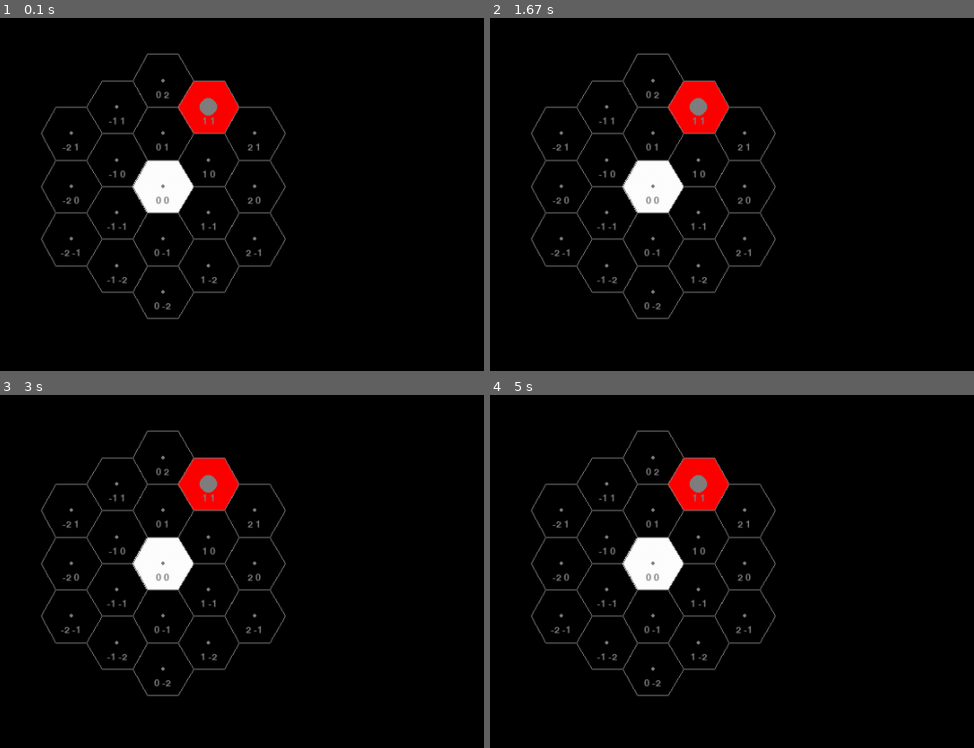
Above: before the commit, frames 1-4 (two rows, left to right).
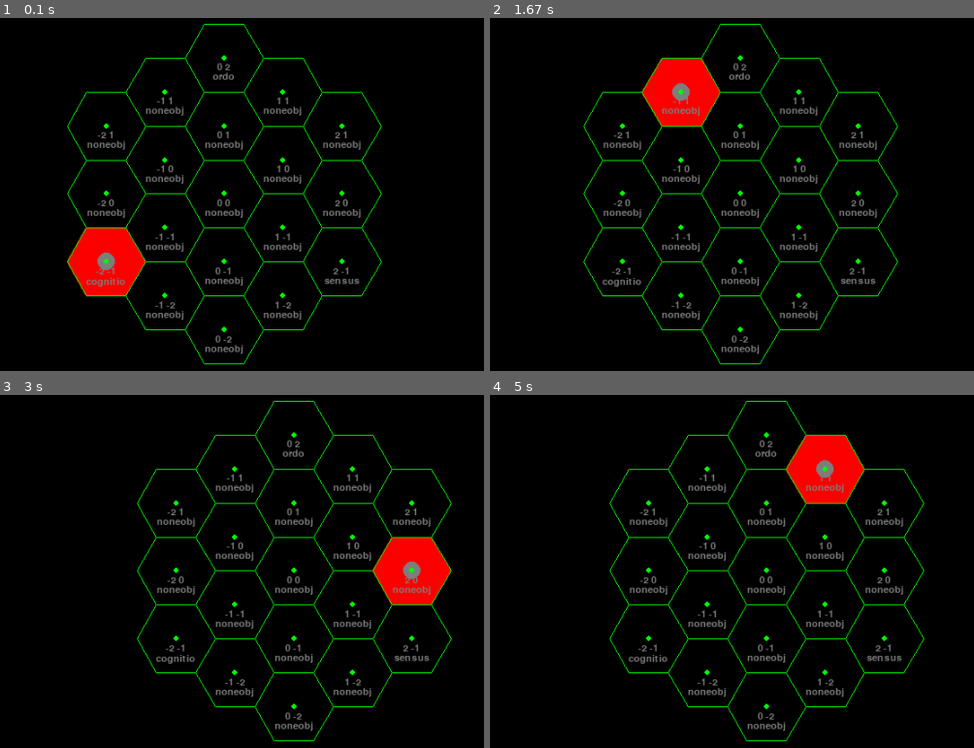
Above: after the commit, the same moments.

Repository: Archasmiel/pygame_hexagonal-coordinate-system
Game: pygame game, started from hexagonal_system/main.py
Same seed, same stepped clock (60 frames per second), same inputs: the game is played once before the commit and once after it.
Inputs:
- Up to frame 1 (0.1 s): no input
- Up to frame 2 (1.67 s): no input
- Up to frame 3 (3 s): no input
- Up to frame 4 (5 s): no input

The runs differ from the first frame. In frame 1, 12% of the frame differs, in the area x 8-79%, y 1-99%; in frame 2, 11%; in frame 3, 12%, in the area x 8-94%, y 1-99%; in frame 4, 12%.

Commit message:
commit #4

Diff:
--- /dev/null
+++ b/hexagonal_system/!input/in.txt
@@ -0,0 +1,19 @@
+0 0 None
+-1 -1 None
+-1 0 None
+0 1 None
+1 0 None
+1 -1 None
+0 -1 None
+-2 -1 cognitio
+-2 0 None
+-1 -2 None
+-1 1 None
+-2 1 None
+0 2 ordo
+1 1 None
+2 1 None
+2 0 None
+2 -1 sensus
+1 -2 None
+0 -2 None
--- a/hexagonal_system/library/advanced_figures.py
+++ b/hexagonal_system/library/advanced_figures.py
@@ -2,7 +2,7 @@
 
 from hexagonal_system.library.simple_figures import draw_hex
 from hexagonal_system.library.colors import *
-from hexagonal_system.library.coordinate_system import *
+from hexagonal_system.library.coordinates import *
 
 
 # basic mesh drawing
--- a/hexagonal_system/library/colors.py
+++ b/hexagonal_system/library/colors.py
@@ -1,5 +1,19 @@
+class Color:
+
+    def __init__(self, color: "(r, g, b) tuple"):
+        self.color = color
+
+
 grey = (128, 128, 128)
 white = (255, 255, 255)
 blue = (0, 0, 255)
 green = (0, 255, 0)
 red = (255, 0, 0)
+
+color_black = Color((0, 0, 0))
+color_grey = Color((128, 128, 128))
+color_white = Color((255, 255, 255))
+
+color_red = Color((255, 0, 0))
+color_green = Color((0, 255, 0))
+color_blue = Color((0, 0, 255))
--- a/hexagonal_system/library/coordinate_system.py
+++ b/hexagonal_system/library/coordinates.py
@@ -1,4 +1,30 @@
 import hexagonal_system.library.simple_figures as sf
+
+
+class Coordinates:
+
+    def __init__(self, x: int, y: int):
+        self.x = x
+        self.y = y
+
+    def get_coord(self):
+        return self.x, self.y
+
+    def get_connected_dots(self):
+        if self.x % 2 == 0:
+            return [dot_transfer((self.x, self.y), (-1, -1)),
+                    dot_transfer((self.x, self.y), (-1, +0)),
+                    dot_transfer((self.x, self.y), (+0, +1)),
+                    dot_transfer((self.x, self.y), (+1, +0)),
+                    dot_transfer((self.x, self.y), (+1, -1)),
+                    dot_transfer((self.x, self.y), (+0, -1))]
+        else:
+            return [dot_transfer((self.x, self.y), (+1, +1)),
+                    dot_transfer((self.x, self.y), (-1, +0)),
+                    dot_transfer((self.x, self.y), (+0, +1)),
+                    dot_transfer((self.x, self.y), (+1, +0)),
+                    dot_transfer((self.x, self.y), (-1, +1)),
+                    dot_transfer((self.x, self.y), (+0, -1))]
 
 
 def dot_transfer(coord, transfer):
--- a/hexagonal_system/library/simple_figures.py
+++ b/hexagonal_system/library/simple_figures.py
@@ -1,5 +1,6 @@
 import pygame
 from math import sqrt
+from hexagonal_system.library.colors import Color
 
 s3d2 = sqrt(3)/2
 d2 = 1/2
@@ -10,7 +11,7 @@
 
 
 # hexagon drawing function
-def draw_hex(surface, xy, r, color, line_width):
+def draw_hex(surface, xy, r, color: Color, line_width):
     rd2, rs3d2 = r * d2, r * s3d2
     coord = (
         (xy[0] - r, xy[1]),
@@ -20,7 +21,7 @@
         (xy[0] + rd2, xy[1] - rs3d2),
         (xy[0] - rd2, xy[1] - rs3d2)
     )
-    pygame.draw.polygon(surface, color, coord, line_width)
+    pygame.draw.polygon(surface, color.color, coord, line_width)
 
     # [additional lines and circle around hexagon]
     #
--- a/hexagonal_system/main.py
+++ b/hexagonal_system/main.py
@@ -1,31 +1,65 @@
 import sys
+
+import pygame.time
+
+from thaumcraft_aspects.aspect_hexagon import *
+from thaumcraft_aspects.aspects_io import draw_aspect_grid
 
 from library.advanced_figures import *
 from library.simple_figures import *
-from library.coordinate_system import *
+from library.coordinates import *
 
 width, height = 1000, 800
 
 
+def draw_sample(screen, font, clock):
+    radius = 45
+    center = (width / 2, height / 2 - 25)
+
+    grid = []
+    for i in open('!input/in.txt', 'r'):
+        grid.append(get_AspectHex_from_str(i.strip()))
+
+    momentum = 0
+    power = 10
+
+    for i in get_circle_mesh_dots(2):
+        screen.fill(color_black.color)
+        draw_aspect_grid(screen, font, (width / 2 + momentum, height / 2 - 25), AspectGrid(grid, Coordinates(i[0], i[1])), radius, color_red,
+                         color_green, color_grey)
+        pygame.display.update()
+        fps_mounter(clock, 75)
+        momentum += power
+
+
+def fps_mounter(clock, fps):
+    clock.tick(fps)
+    print(clock.get_fps())
+
+
 def drawing(screen, font):
-    radius = 35
-    center = (width/2, height/2-25)
+    radius = 45
+    center = (width / 2, height / 2 - 25)
 
-    hex_x_input, hex_y_input = 1, 1
-    draw_hex(screen, dot_transfer(hex_coord_to_xy((hex_x_input, hex_y_input), radius), center), radius, red, 0)
-    pygame.draw.circle(screen, grey, dot_transfer(hex_coord_to_xy((hex_x_input, hex_y_input), radius), center), 10)
+    grid = []
+    for i in open('!input/in.txt', 'r'):
+        grid.append(get_AspectHex_from_str(i.strip()))
+
+    for i in grid:
+        print(i.get_info())
+
+    draw_aspect_grid(screen, font, center, AspectGrid(grid, Coordinates(-2, -1)), radius, color_red, color_green,
+                     color_grey)
 
     # draw_square_mesh(screen, font, center, 2, radius, green, grey)
-    draw_circle_mesh(screen, font, center, 2, radius, grey, grey)
+    # draw_circle_mesh(screen, font, center, 2, radius, grey, grey)
     # for i in range(6):
     #     print_circle_mesh(i)
     #     print_square_mesh(i)
 
 
 def run():
-
-    fps = 100
-    dt = int(1000 / fps)
+    fps = 75
 
     pygame.init()
     pygame.font.init()
@@ -36,17 +70,20 @@
     screen = pygame.display.set_mode((width, height))
     pygame.display.set_caption("Hexi")
     pygame.display.set_icon(pygame.image.load("icon.png"))
+
+    drawing(screen, font)
     pygame.display.update()
 
-    drawing(screen, font)
+    drawn = False
 
     while True:
+
         for event in pygame.event.get():
             if event.type == pygame.QUIT:
+                pygame.quit()
                 sys.exit()
 
-        # print(clock.tick(dt))
-        pygame.display.flip()
+        draw_sample(screen, font, clock)
 
 
 run()
--- /dev/null
+++ b/hexagonal_system/thaumcraft_aspects/aspect_hexagon.py
@@ -0,0 +1,37 @@
+from hexagonal_system.thaumcraft_aspects.aspects import Aspect
+from hexagonal_system.library.coordinates import Coordinates
+from hexagonal_system.library.colors import Color
+
+from hexagonal_system.thaumcraft_aspects.aspects import *
+
+
+class AspectHex:
+
+    def __init__(self, pos: Coordinates, aspect: Aspect):
+        self.pos = pos
+        self.aspect = aspect
+
+    def get_info(self):
+        return [f'{self.pos.x} {self.pos.y}',
+                f'{self.aspect.name}']
+
+
+class AspectGrid:
+
+    def __init__(self, hex_grid: list, cursor_pos: Coordinates):
+        self.hex_grid = hex_grid
+        self.cursor_pos = cursor_pos
+        # self.coord_grid = []
+
+
+def get_aspect_by_name(name: str) -> Aspect:
+    if name == "None":
+        return aspect_none
+    for i in aspects:
+        if i.name == name:
+            return i
+
+
+def get_AspectHex_from_str(line: str):
+    lst = line.split(' ')
+    return AspectHex(Coordinates(int(lst[0]), int(lst[1])), get_aspect_by_name(lst[2]))
--- a/hexagonal_system/thaumcraft_aspects/aspects.py
+++ b/hexagonal_system/thaumcraft_aspects/aspects.py
@@ -10,15 +10,9 @@
         self.basic = (first is None) and (second is None)
         self.level = level
 
-    # def print_aspects(self):
-    #     print(self.first.name, self.second.name)
-    #
-    # def get_aspects(self):
-    #     return [self.first, self.second]
-    #
-    # def get_name(self):
-    #     return self.name
 
+# no aspect
+aspect_none = Aspect("noneobj", None, None, level=-1)
 
 # basic aspects
 terra = Aspect("terra", None, None, level=0)
@@ -43,7 +37,7 @@
 # 2-nd level aspect
 volatus = Aspect("volatus", motus, aer, level=2)
 sano = Aspect("sano", victus, ordo, level=2)
-mortuus = Aspect("motuus", victus, perditio, level=2)
+mortuus = Aspect("mortuus", victus, perditio, level=2)
 herba = Aspect("herba", victus, terra, level=2)
 praecantatio = Aspect("praecantatio", potentia, vacuos, level=2)
 tenebrae = Aspect("tenebrae", vacuos, lux, level=2)
@@ -93,3 +87,15 @@
 
 # 8-th level
 ira = Aspect("ira", telum, ignis, level=8)
+
+
+# all aspects list
+aspects = [terra, aqua, ignis, aer, ordo, perditio,
+           victus, potentia, vacuos, motus, lux, gelum, vitreus, permutatio, tempestus, venenum,
+           volatus, sano, mortuus, herba, praecantatio, tenebrae, bestia, vinculum, fames, iterAspect, limus, metallum,
+           vitium, superbia, spiritus, alienis, arbor, auram, corpus, exanimis, gula, infernus,
+           cognitio, desidia, exubitor, sensus, luxuria,
+           invidia, humanus,
+           perfodio, messis, instrumentum, lucrum,
+           tutamen, pannus, meto, machina, telum, fabrico,
+           ira]
--- a/hexagonal_system/thaumcraft_aspects/aspects_io.py
+++ b/hexagonal_system/thaumcraft_aspects/aspects_io.py
@@ -1,18 +1,11 @@
+from hexagonal_system.thaumcraft_aspects.aspect_hexagon import *
 from hexagonal_system.thaumcraft_aspects.aspects import *
+from hexagonal_system.library.colors import *
+from hexagonal_system.library.coordinates import *
+from hexagonal_system.library.simple_figures import *
 
 
-aspects = [terra, aqua, ignis, aer, ordo, perditio,
-           victus, potentia, vacuos, motus, lux, gelum, vitreus, permutatio, tempestus, venenum,
-           volatus, sano, mortuus, herba, praecantatio, tenebrae, bestia, vinculum, fames, iterAspect, limus, metallum,
-           vitium, superbia, spiritus, alienis, arbor, auram, corpus, exanimis, gula, infernus,
-           cognitio, desidia, exubitor, sensus, luxuria,
-           invidia, humanus,
-           perfodio, messis, instrumentum, lucrum,
-           tutamen, pannus, meto, machina, telum, fabrico,
-           ira]
-
-
-def get_connected_aspects(item):
+def get_connected_aspects(item: Aspect) -> 'list of connected aspects':
     res = []
     for i in aspects:
         if (i.get_aspects()[0] is item) or (i.get_aspects()[1] is item):
@@ -22,3 +15,32 @@
     if item.second is not None:
         res.append(item.second)
     return res
+
+
+def draw_aspect_grid(screen, font, coord: tuple, grid: AspectGrid, r: int,
+                     cursor_color: Color, hex_color: Color, text_color: Color):
+    cursor_xy = dot_transfer(hex_coord_to_xy((grid.cursor_pos.x, grid.cursor_pos.y), r), coord)
+    draw_hex(screen, cursor_xy, r, cursor_color, 0)
+    pygame.draw.circle(screen, text_color.color, cursor_xy, 10)
+
+    for i in grid.hex_grid:
+        titles = i.get_info()
+        fw1, fh1 = font.size(titles[0])
+        fw2, fh2 = font.size(titles[1])
+        xy = hex_coord_to_xy(i.pos.get_coord(), r)
+        cxy = dot_transfer(coord, xy)
+        if i == (0, 0):
+            draw_hex(screen, cxy, r, white, 0)
+        draw_hex(screen, cxy, r, hex_color, 1)
+        screen.blit(font.render(titles[0], True, text_color.color),
+                    dot_transfer(coord, (xy[0] - fw1 / 2, xy[1] + 0.5 * fh1)))
+        screen.blit(font.render(titles[1], True, text_color.color),
+                    dot_transfer(coord, (xy[0] - fw2 / 2, xy[1] + 1.5 * fh2)))
+        pygame.draw.circle(screen, hex_color.color, cxy, int(r / 15))
+
+
+def get_combinations_of_grid(grid: AspectGrid):
+    # TODO
+    pass
+    # for i in grid.hex_grid:
+    #     if grid.cursor_pos is i.:
Not shown, changed: README.md
